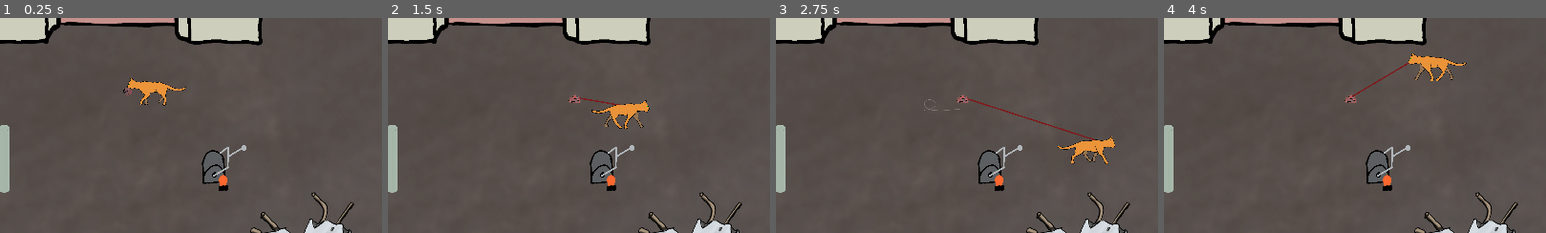
Above: before the commit, frames 1-4 (left to right).
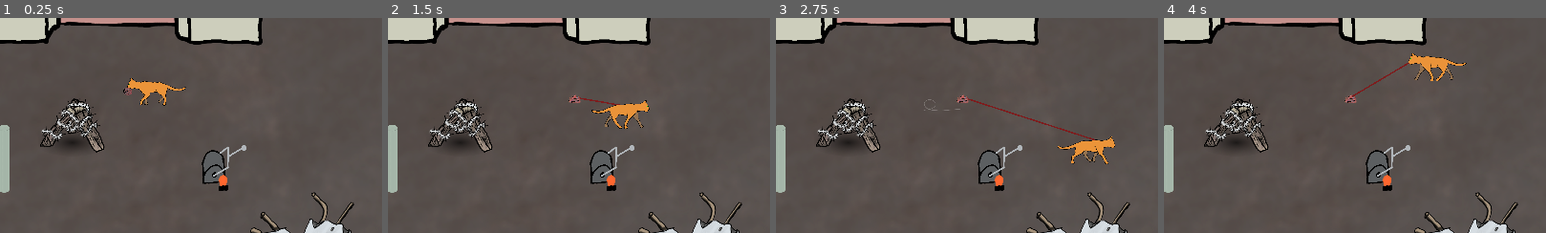
Above: after the commit, the same moments.

Repository: Flodurs/Godotwildjam63
Game: Godot game, scene res://szenen/Levels/level_1.tscn
Same seed, same stepped clock (60 frames per second), same inputs: the game is played once before the commit and once after it.
Inputs:
- Up to frame 1 (0.25 s): no input
- Up to frame 2 (1.5 s): tap Enter at 0.5 s; hold D (mRight) 0.53-1.28 s; tap E (wolleInteraktion) at 0.6, 1.35 s; hold S (mDown) from 1.28 s (still down)
- Up to frame 3 (2.75 s): release S (mDown) at 2.03 s; hold D (mRight) from 2.03 s (still down); tap E (wolleInteraktion) at 2.1 s
- Up to frame 4 (4 s): release D (mRight) at 2.78 s; hold W (mUp) 2.78-3.53 s; tap E (wolleInteraktion) at 2.85, 3.6 s; hold A (mLeft) from 3.53 s (still down)
The pictures show only the part of the screen within x 50-100%, y 26-76%; the shares and areas given below are measured in that part.

The runs differ from the first frame. In frame 1, 2.0% of the frame differs, in the area x 10-28%, y 37-63%; in frame 2, 2.0%; in frame 3, 2.0%; in frame 4, 2.0%.

Commit message:
schere schneidet (papier)[wolle]

Diff:
--- a/szenen/Levels/level_1.tscn
+++ b/szenen/Levels/level_1.tscn
@@ -13,6 +13,7 @@
 [ext_resource type="Texture2D" uid="uid://bdwmuot6ok2uy" path="res://assets/sprites/Objects/Shadow.png" id="12_bgoay"]
 [ext_resource type="PackedScene" path="res://szenen/objekte/schalter.tscn" id="13_1k5b6"]
 [ext_resource type="PackedScene" uid="uid://bnaxmo8xg4yjm" path="res://szenen/objekte/door.tscn" id="14_elfmc"]
+[ext_resource type="PackedScene" uid="uid://cwh7edg1y4haq" path="res://szenen/objekte/spiked_barricade.tscn" id="14_n07iq"]
 
 [node name="level1" groups=["Level"] instance=ExtResource("1_chtnv")]
 script = ExtResource("2_a1d08")
@@ -101,3 +102,7 @@
 rotation = -0.785398
 energy = 0.42
 height = 1.0
+
+[node name="Spiked_barricade" parent="." index="14" instance=ExtResource("14_n07iq")]
+position = Vector2(262, 71)
+scale = Vector2(0.5, 0.5)
--- a/szenen/objekte/Area2D.gd
+++ b/szenen/objekte/Area2D.gd
@@ -2,3 +2,6 @@
 
 func getSeil() -> Node2D:
 	return $"../.."
+
+func on_wireCut():
+	$"../..".stopWolling()
--- a/szenen/objekte/seil.tscn
+++ b/szenen/objekte/seil.tscn
@@ -14,7 +14,7 @@
 width = 5.0
 default_color = Color(0.411765, 0.0901961, 0.0901961, 1)
 
-[node name="Area2D" type="Area2D" parent="dynLine" groups=["Seil"]]
+[node name="Area2D" type="Area2D" parent="dynLine" groups=["Cutable", "Seil"]]
 script = ExtResource("2_mr1gd")
 
 [node name="CollisionShape2D" type="CollisionShape2D" parent="dynLine/Area2D"]
--- a/szenen/objekte/spiked_barricade.gd
+++ b/szenen/objekte/spiked_barricade.gd
@@ -1,8 +1,9 @@
 extends StaticBody2D
 
 
-func _on_area_2d_body_entered(body):
-	for i in body.get_groups():
+
+func _on_area_2d_area_entered(area):
+	for i in area.get_groups():
 		if i == "Cutable":
-			i.on_wireCUt()
-#			print("CUT!!")
+			area.on_wireCut()
+			print("CUT!!")
--- a/szenen/objekte/spiked_barricade.tscn
+++ b/szenen/objekte/spiked_barricade.tscn
@@ -22,4 +22,4 @@
 [node name="CollisionPolygon2D" type="CollisionPolygon2D" parent="Area2D"]
 polygon = PackedVector2Array(-154, -132, -224, -45, -3, -74, 198, -63, 111, -225, -69, -226)
 
-[connection signal="body_entered" from="Area2D" to="." method="_on_area_2d_body_entered"]
+[connection signal="area_entered" from="Area2D" to="." method="_on_area_2d_area_entered"]
Not shown: 1 places in szenen/Levels/level_1.tscn that only renumber resources
